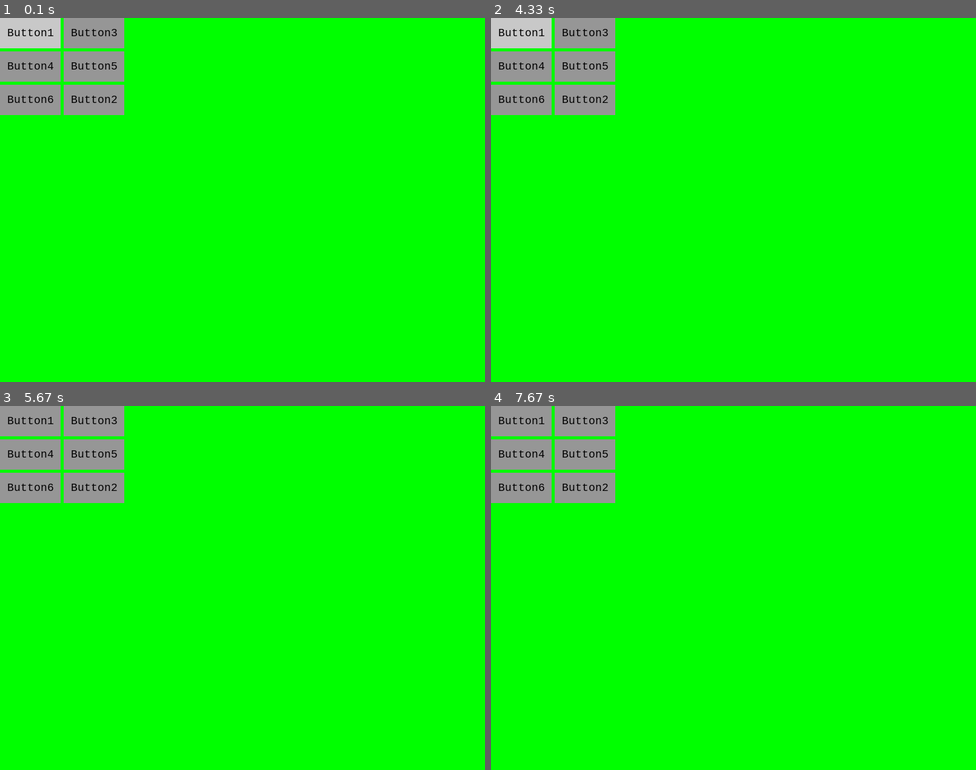
Above: before the commit, frames 1-4 (two rows, left to right).
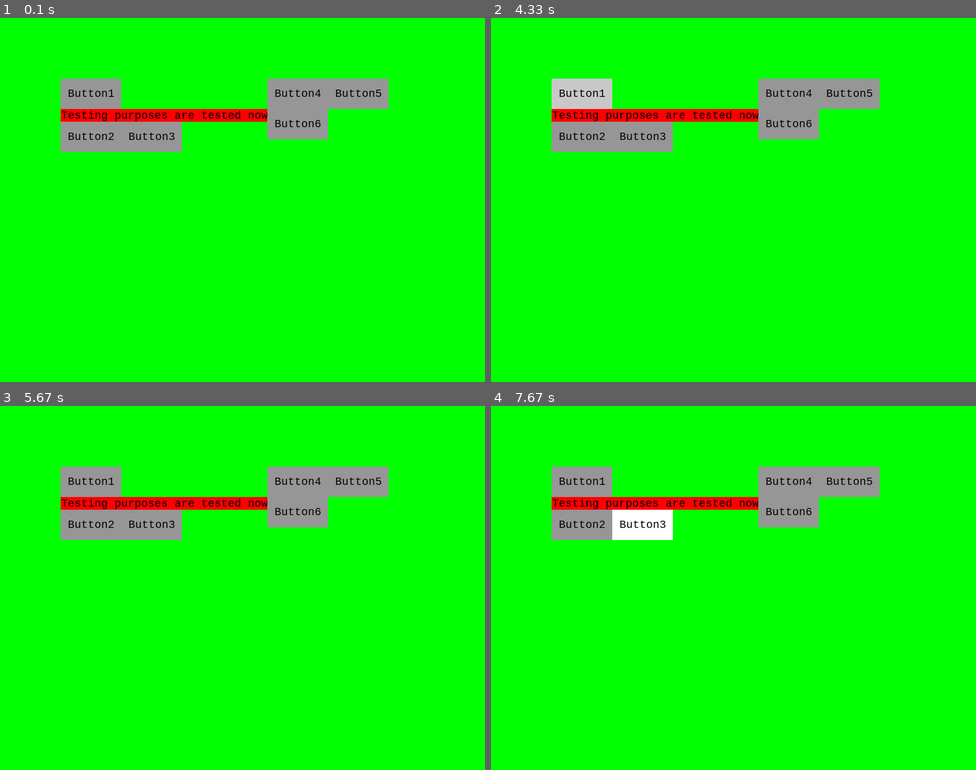
Above: after the commit, the same moments.

Repository: ricsirogi/tkinter-grid-system-in-pygame
Game: pygame game, started from main.py
Two runs of this game, one before a commit and one after it. Both use one fixed random seed, a clock stepped at 60 frames per second and the inputs below.
Inputs (mouse positions are in pixels of both pictures, inside the frame that each line leads up to):
- Up to frame 1 (0.1 s): no input
- Up to frame 2 (4.33 s): press the mouse at (786, 123) at 0.37 s; move the mouse to (815, 105) at 0.47 s; release the mouse at (840, 87) at 0.6 s; press the mouse at (583, 94) at 0.7 s; move the mouse to (578, 83) at 0.8 s; release the mouse at (573, 72) at 0.93 s; click (767, 116) at 1.05 s; press the mouse at (583, 94) at 1.37 s; move the mouse to (723, 76) at 1.47 s; release the mouse at (859, 61) at 1.6 s; press the mouse at (583, 94) at 1.7 s; move the mouse to (588, 112) at 1.8 s; release the mouse at (592, 130) at 1.93 s; press the mouse at (583, 138) at 2.03 s; move the mouse to (685, 116) at 2.13 s; release the mouse at (786, 94) at 2.27 s; press the mouse at (786, 123) at 2.37 s; move the mouse to (685, 229) at 2.47 s; release the mouse at (588, 334) at 2.6 s; click "Button3" at 2.72 s; press the mouse at (849, 94) at 3.03 s; move the mouse to (825, 130) at 3.13 s; release the mouse at (801, 170) at 3.27 s; click (568, 90) at 3.38 s; press the mouse at (786, 94) at 3.7 s; move the mouse to (714, 83) at 3.8 s; release the mouse at (641, 76) at 3.93 s; click "Button1" at 4.05 s
- Up to frame 3 (5.67 s): press the mouse at (150, 526) at 4.37 s; move the mouse to (271, 588) at 4.47 s; release the mouse at (388, 653) at 4.6 s; press the mouse at (295, 482) at 5.2 s; move the mouse to (329, 478) at 5.3 s; release the mouse at (368, 471) at 5.43 s; press the mouse at (92, 482) at 5.53 s; move the mouse to (130, 558) at 5.63 s
- Up to frame 4 (7.67 s): release the mouse at (660, 638) at 5.77 s; click "Button2" at 6.38 s; press the mouse at (641, 526) at 6.7 s; move the mouse to (660, 577) at 6.8 s; release the mouse at (680, 628) at 6.93 s; press the mouse at (641, 526) at 7.53 s; move the mouse to (626, 526) at 7.63 s

The runs differ from the first frame. In frame 1, 12% of the frame differs, in the area x 0-81%, y 0-37%; in frame 2, 13%; in frame 3, 12%; in frame 4, 12%.

Commit message:
Big changes again
Added label
- label and button width determined by text size
Now you can have multiple frames
Set up button class to be able to config it's variables, but will need to add updates because it's not as easy as changing the variable and calling it a day in most cases

Diff:
--- a/button.py
+++ b/button.py
@@ -1,7 +1,9 @@
 import pygame
 import json
 from grid import Grid
-from typing import Callable
+from typing import Callable, Optional
+
+# TODO make the width and height of the button change depending on the text
 
 
 class Button():
@@ -11,9 +13,12 @@
         self.config = json.load(open('config.json', 'r'))
         self.font_family: str = self.config['basic_button']['font_family']
 
+        self.font: pygame.font.Font = pygame.font.SysFont(self.font_family, font_size)
+        self.min_width_height = self.font.size(text)
+
         self.parent = parent
-        self.width = width
-        self.height = height
+        self.width = width if width > self.min_width_height[0] else self.min_width_height[0]
+        self.height = height if height > self.min_width_height[1] else self.min_width_height[1]
         self.text = text
         self.font_size = font_size
         self.font_color = font_color
@@ -29,7 +34,10 @@
         self.column: int = 0
 
         self.rect: pygame.Rect = pygame.Rect(self.x, self.y, self.width, self.height)
-        self.font: pygame.font.Font = pygame.font.SysFont(self.font_family, self.font_size)
+
+        self.clicked = False
+        self.was_hovering = False
+        self.color = self.default_color
 
     def grid(self, row, column):
         self.row = row
@@ -40,18 +48,54 @@
         self.x = new_pos[0]
         self.y = new_pos[1]
 
+        self.parent.update_members_positions()
+
     def draw(self):
         mouse_pos = pygame.mouse.get_pos()
-        color = self.default_color
         if self.rect.collidepoint(mouse_pos):
-            if pygame.mouse.get_pressed()[0]:
-                color = self.clicked_color
-                self.function()
+            if pygame.mouse.get_pressed()[0] and self.was_hovering:
+                self.color = self.clicked_color
+                if not self.clicked:
+                    self.function()
+                self.clicked = True
             else:
-                color = self.hovering_color
+                self.clicked = False
+                self.color = self.hovering_color
+                if not pygame.mouse.get_pressed()[0]:
+                    self.was_hovering = True
+        else:
+            self.clicked = False
+            self.was_hovering = False
+            self.color = self.default_color
+
         self.rect = pygame.Rect(self.x, self.y, self.width, self.height)
-        pygame.draw.rect(self.surface, color, self.rect)
+        pygame.draw.rect(self.surface, self.color, self.rect)
 
         text = self.font.render(self.text, True, self.font_color)
         text_rect = text.get_rect(center=(self.x + self.width / 2, self.y + self.height / 2))
         self.surface.blit(text, text_rect)
+
+    def config(self, new_parent: Optional[Grid] = None, new_width: Optional[int] = None, new_height: Optional[int] = None, new_text: Optional[str] = None, new_font_size: Optional[int] = None, new_font_color: Optional[tuple[int, int, int]] = None, new_default_color: Optional[tuple[int, int, int]] = None, new_hovering_color: Optional[tuple[int, int, int]] = None, new_clicked_color: Optional[tuple[int, int, int]] = None, new_func: Optional[Callable] = None, new_surface: Optional[pygame.Surface] = None) -> None:
+        if new_parent != None:
+            self.parent = new_parent
+            self.parent.update_members_positions()
+        if new_width != None:
+            self.width = new_width
+        if new_height != None:
+            self.height = new_height
+        if new_text != None:
+            self.text = new_text
+        if new_font_size != None:
+            self.font_size = new_font_size
+        if new_font_color != None:
+            self.font_color = new_font_color
+        if new_default_color != None:
+            self.default_color = new_default_color
+        if new_hovering_color != None:
+            self.hovering_color = new_hovering_color
+        if new_clicked_color != None:
+            self.clicked_color = new_clicked_color
+        if new_func != None:
+            self.function = new_func
+        if new_surface != None:
+            self.surface = new_surface
--- a/grid.py
+++ b/grid.py
@@ -1,14 +1,22 @@
 import pygame
 import json
 import os
+from typing import Optional
 
 
 class Grid():
-    def __init__(self, x: int, y: int) -> None:
+    def __init__(self, x: int, y: int, parent: Optional['Grid'] = None) -> None:
         self.members = {}
-        self.margin = 5  # margin between each member in pixels
-        self.x = 0
-        self.y = 0
+        self.margin = 0  # margin between each member in pixels
+        self.parent = parent
+        self.x, self.y = (parent.x + x, parent.y + y) if parent is not None else (x, y)
+        # will be used to store the original position of the grid when updating members positions
+        self.pos = (self.x, self.y)
+        self.width = 0
+        self.height = 0
+
+        self.row = 0
+        self.column = 0
 
     def add(self, member, new_member_row, new_member_column) -> tuple[int, int]:
         """
@@ -34,12 +42,11 @@
                 self.members[row_key].pop(self.get_key(member, row_key))
                 print("found it")
 
-        # Add the new member into self.members if the row doesn't exists
+        # Add the row to self.members if it doesn't exist
         if str(new_member_row) not in self.members.keys():
             self.members[str(new_member_row)] = {}
-            self.members[str(new_member_row)][str(new_member_column)] = member
 
-        # Add the new member into self.members if the row exists
+        # Add the new member into self.members
         self.members[str(new_member_row)][str(new_member_column)] = member
 
         # * Step 2)
@@ -54,7 +61,22 @@
         self.members = sorted_members
 
         # * Step 3)
+        self.update_members_positions()
+
+        # * Step 4)
+        return (self.members[str(new_member_row)][str(new_member_column)].x, self.members[str(new_member_row)][str(new_member_column)].y)
+
+    def update_members_positions(self):
+        """
+        Updates the positions of the members in the grid.
+
+        This function iterates over the members in the grid and updates their x and y positions
+        based on the grid's x and y coordinates, as well as the margin between members.
+        It also calculates the height and width of the grid based on the size of the members.
+        """
+
         y = self.y
+        widest_width = 0
         for row_value in self.members.values():
             x = self.x
             highest_height = 0
@@ -65,15 +87,31 @@
                 x += column_value.width + self.margin
                 if column_value.height > highest_height:
                     highest_height = column_value.height
+            if x > widest_width:
+                widest_width = x
             y += highest_height + self.margin
+        self.height = y - self.pos[1]
+        self.width = widest_width - self.pos[0]
 
-        # * Step 4)
-        return (self.members[str(new_member_row)][str(new_member_column)].x, self.members[str(new_member_row)][str(new_member_column)].y)
+    def grid(self, row, column):
+        if self.parent is not None:
+            self.row = row
+            self.column = column
+
+            new_pos = self.parent.add(self, row, column)
+
+            self.x = new_pos[0]
+            self.y = new_pos[1]
+            self.pos = (self.x, self.y)
 
     def draw_members(self):
         for row in self.members.values():
             for member in row.values():
-                member.draw()
+                if isinstance(member, Grid):
+                    member.update_members_positions()
+                    member.draw_members()
+                else:
+                    member.draw()
 
     def get_key(self, target_value, row):
         for key, value in self.members[row].items():
--- /dev/null
+++ b/label.py
@@ -0,0 +1,56 @@
+import pygame
+import json
+from grid import Grid
+
+# TODO Make width and height change according to the text
+
+
+class Label():
+    def __init__(self, parent: Grid, text: str, font_size: int, font_color: tuple[int, int, int], background_color: tuple[int, int, int], surface: pygame.Surface) -> None:
+        self.config = json.load(open('config.json', 'r'))
+        self.font_family: str = self.config['basic_button']['font_family']
+
+        self.parent = parent
+        self.text = text
+        self.font_size = font_size
+        self.font_color = font_color
+        self.surface = surface
+        self.background_color = background_color
+
+        self.x: int = 0
+        self.y: int = 0
+        self.row: int = 0
+        self.column: int = 0
+
+        # Will calculate this later
+        self.width: int = 0
+        self.height: int = 0
+
+        self.background_rect = pygame.rect.Rect(self.x, self.y, self.width, self.height)
+        self.font: pygame.font.Font = pygame.font.SysFont(self.font_family, self.font_size)
+
+        self.width, self.height = self.font.size(self.text)
+
+        self.text_surface = self.font.render(self.text, True, self.font_color)
+        self.text_rect = self.text_surface.get_rect(center=(self.x + self.width / 2, self.y + self.height / 2))
+
+        self.background_rect = pygame.Rect(self.x, self.y, self.width, self.height)
+
+    def grid(self, row, column):
+        self.row = row
+        self.column = column
+
+        new_pos = self.parent.add(self, row, column)
+
+        self.x = new_pos[0]
+        self.y = new_pos[1]
+
+        self.text_rect = self.text_surface.get_rect(center=(self.x + self.width / 2, self.y + self.height / 2))
+        self.background_rect = pygame.Rect(self.x, self.y, self.width, self.height)
+
+        self.parent.update_members_positions()
+
+    def draw(self):
+        pygame.draw.rect(self.surface, self.background_color, self.background_rect)
+
+        self.surface.blit(self.text_surface, self.text_rect)
--- a/main.py
+++ b/main.py
@@ -1,5 +1,6 @@
 import pygame
 from button import Button
+from label import Label
 from grid import Grid
 import os
 
@@ -15,25 +16,39 @@
 
         self.frame = Grid(100, 100)
 
-        self.button1 = Button(self.frame, 100, 50, 'Button1', 20, (0, 0, 0), (150, 150, 150), (200, 200, 200), (255, 255, 255), self.click,
+        self.button_frame1 = Grid(0, 0, self.frame)
+        self.button_frame2 = Grid(0, 0, self.frame)
+
+        self.button1 = Button(self.button_frame1, 100, 50, 'Button1', 20, (0, 0, 0), (150, 150, 150), (200, 200, 200), (255, 255, 255), self.click,
                               self.screen)
-        self.button2 = Button(self.frame, 100, 50, 'Button2', 20, (0, 0, 0), (150, 150, 150), (200, 200, 200), (255, 255, 255), self.click,
+        self.button2 = Button(self.button_frame1, 100, 50, 'Button2', 20, (0, 0, 0), (150, 150, 150), (200, 200, 200), (255, 255, 255), self.click,
                               self.screen)
-        self.button3 = Button(self.frame, 100, 50, 'Button3', 20, (0, 0, 0), (150, 150, 150), (200, 200, 200), (255, 255, 255), self.click,
+        self.button3 = Button(self.button_frame1, 100, 50, 'Button3', 20, (0, 0, 0), (150, 150, 150), (200, 200, 200), (255, 255, 255), self.click,
                               self.screen)
-        self.button4 = Button(self.frame, 100, 50, 'Button4', 20, (0, 0, 0), (150, 150, 150), (200, 200, 200), (255, 255, 255), self.click,
+        self.button4 = Button(self.button_frame2, 100, 50, 'Button4', 20, (0, 0, 0), (150, 150, 150), (200, 200, 200), (255, 255, 255), self.click,
                               self.screen)
-        self.button5 = Button(self.frame, 100, 50, 'Button5', 20, (0, 0, 0), (150, 150, 150), (200, 200, 200), (255, 255, 255), self.click,
+        self.button5 = Button(self.button_frame2, 100, 50, 'Button5', 20, (0, 0, 0), (150, 150, 150), (200, 200, 200), (255, 255, 255), self.click,
                               self.screen)
-        self.button6 = Button(self.frame, 100, 50, 'Button6', 20, (0, 0, 0), (150, 150, 150), (200, 200, 200), (255, 255, 255), self.click,
+        self.button6 = Button(self.button_frame2, 100, 50, 'Button6', 20, (0, 0, 0), (150, 150, 150), (200, 200, 200), (255, 255, 255), self.click,
                               self.screen)
 
+        self.label = Label(self.button_frame1, "Testing purposes are tested now",
+                           20, (0, 0, 0), (255, 0, 0), self.screen)
+
         self.button1.grid(0, 0)
-        self.button2.grid(2, 1)
-        self.button3.grid(0, 2)
-        self.button4.grid(1, 0)
-        self.button5.grid(1, 2)
-        self.button6.grid(2, 0)
+        self.button2.grid(2, 0)
+        self.button3.grid(2, 1)
+        self.button4.grid(0, 0)
+        self.button5.grid(0, 1)
+        self.button6.grid(1, 0)
+
+        self.label.grid(1, 0)
+
+        self.button_frame1.grid(0, 0)
+        self.button_frame2.grid(0, 1)
+
+        # This line makes sure that grids within the main grid are positioned correctly.
+        self.frame.update_members_positions()
 
         self.mainloop()
 
